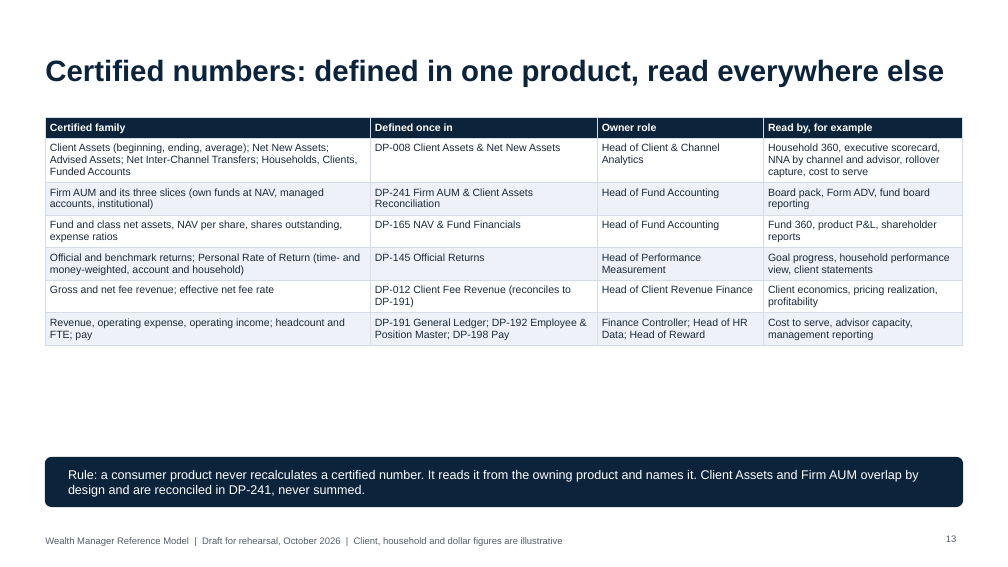
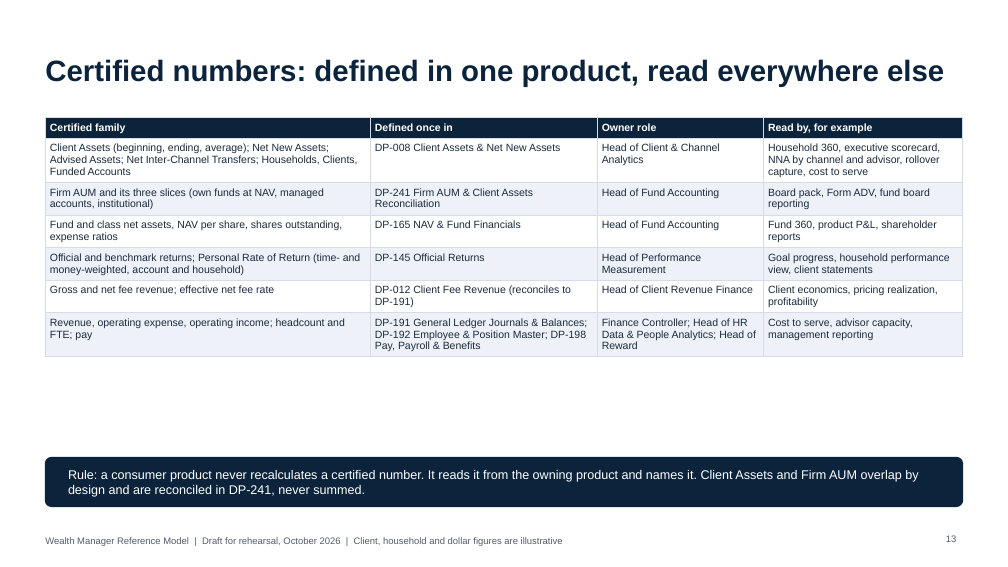
Before and after one commit to jlassetco/amt, a slide deck: slide 13 of wm/Wealth_Manager_Foundational_Talktrack.pptx. Drawn at 1008x567 pixels with LibreOffice and Linux fonts; fonts in the diff are those of the drawing. Boxes give left, top, right and bottom in pixels: in the first picture for what was removed or moved away, otherwise in the second. Text is boxed around its words. In the diff, an @@ line names an element or a change of style, - is before the commit and + after.

```diff
--- a/wm/Wealth_Manager_Foundational_Talktrack.pptx
+++ b/wm/Wealth_Manager_Foundational_Talktrack.pptx
@@ table at bbox=[45, 117, 963, 355] @@
-row 7, column 2: DP-191 General Ledger; DP-192 Employee & Position Master; DP-198 Pay
+row 7, column 2: DP-191 General Ledger Journals & Balances; DP-192 Employee & Position Master; DP-198 Pay, Payroll & Benefits
-row 7, column 3: Finance Controller; Head of HR Data; Head of Reward
+row 7, column 3: Finance Controller; Head of HR Data & People Analytics; Head of Reward
```
Also in this commit, not shown: 19 other slides changed.
